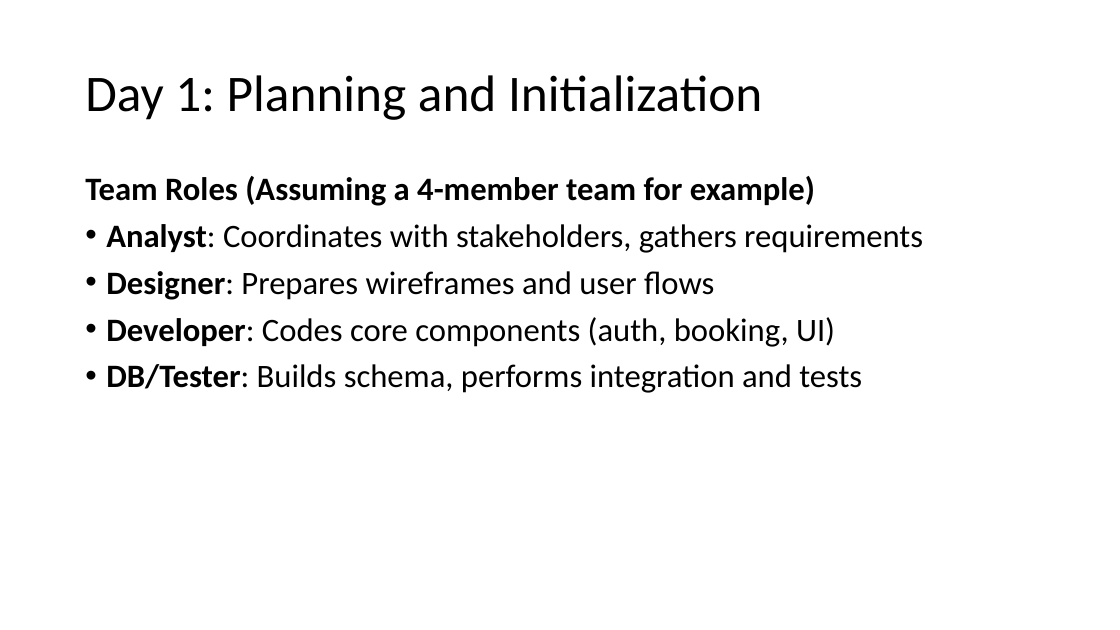
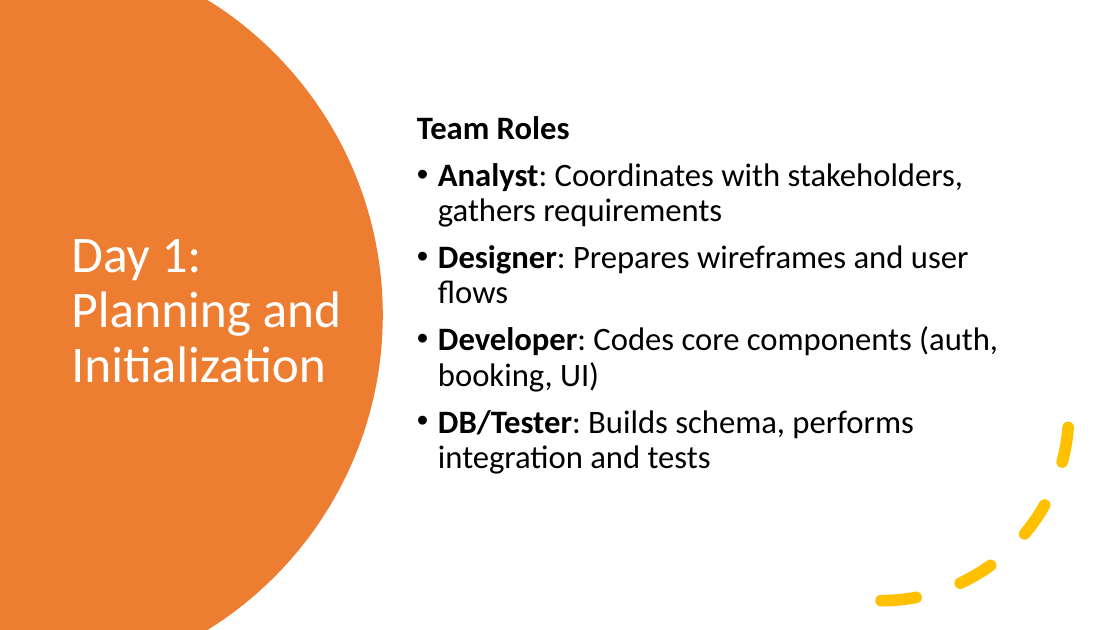
Before and after one commit to CheetoBuri/ProposalForSmartRide, a slide deck: slide 6 of Smartride proposal.pptx. Drawn at 1120x630 pixels with LibreOffice and Linux fonts; fonts in the diff are those of the drawing. Boxes give left, top, right and bottom in pixels: in the first picture for what was removed or moved away, otherwise in the second. Text is boxed around its words. In the diff, an @@ line names an element or a change of style, - is before the commit and + after.

```diff
--- a/Smartride proposal.pptx
+++ b/Smartride proposal.pptx
@@ freeform shape added at bbox=[0, 0, 383, 630], fill #ED7D31 @@
@@ text "Team Roles": place and size @@
-text "Team Roles" at bbox=[85, 176, 923, 393]
+text "Team Roles" at bbox=[417, 116, 998, 474]
@@ text "Team Roles" at bbox=[417, 116, 998, 474]: vertical alignment top to middle @@
@@ title "Day 1: Planning and Initialization": place and size @@
-title "Day 1: Planning and Initialization" at bbox=[85, 75, 762, 120]
+title "Day 1: Planning and Initialization" at bbox=[71, 239, 341, 383]
@@ title "Day 1: Planning and Initialization" at bbox=[71, 239, 341, 383]: text colour #000000 to #FFFFFF @@
@@ text at bbox=[417, 116, 570, 140]: text changed @@
-Team Roles (Assuming a 4-member team for example)
+Team Roles
@@ arc (boxed as its full ellipse) added at bbox=[694, 226, 1070, 602], outline #FFC000 10 pt dashed @@
```
Also in this commit, not shown: 16 other slides changed.
